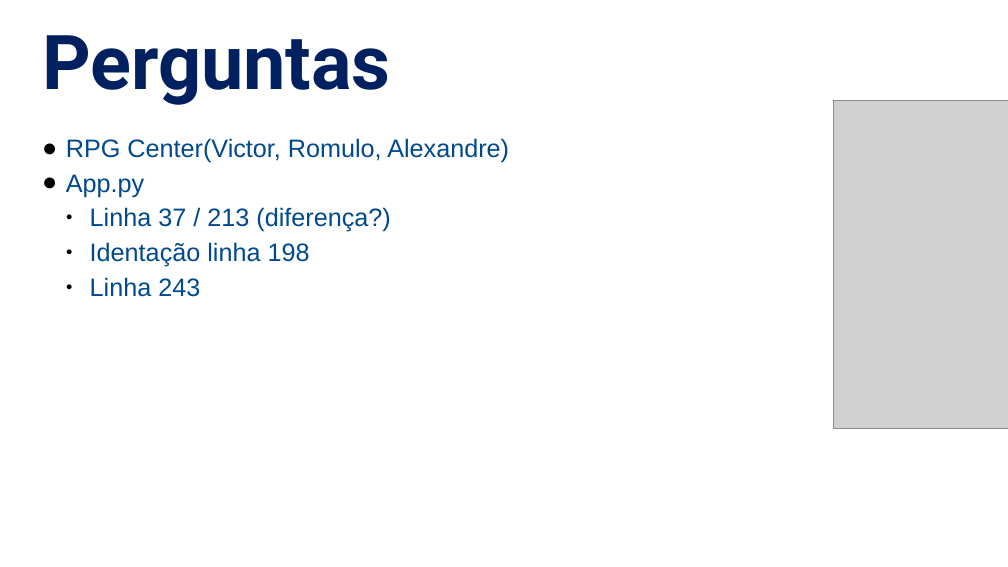
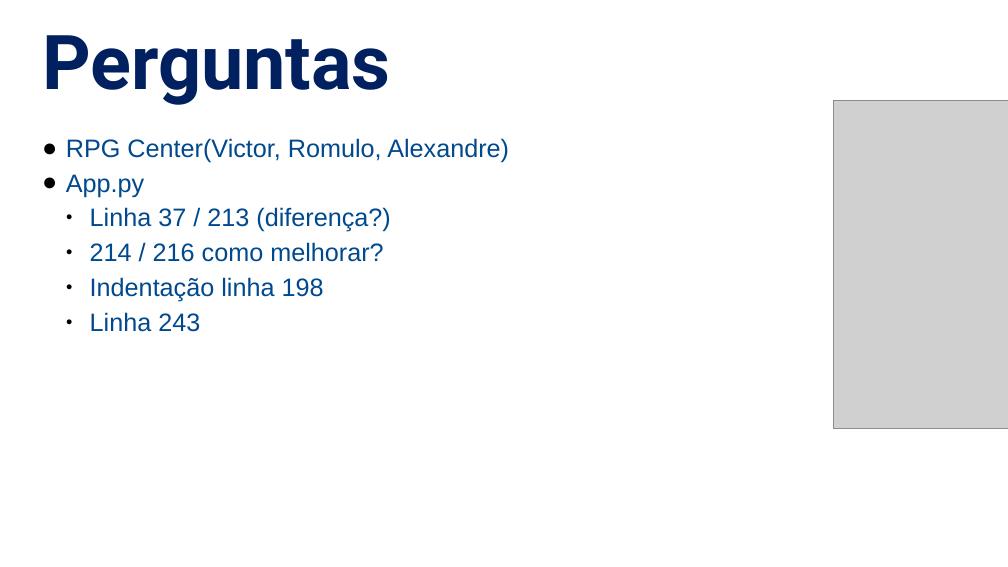
Before and after one commit to NaturalCoder/PY2, a slide deck: slide 2 of aula16/Aula16.pptx (slide 4 before the commit). Drawn at 1008x567 pixels with LibreOffice and Linux fonts; fonts in the diff are those of the drawing; grey boxes stand for pictures. Boxes give left, top, right and bottom in pixels: in the first picture for what was removed or moved away, otherwise in the second. Text is boxed around its words. In the diff, an @@ line names an element or a change of style, - is before the commit and + after.

```diff
--- a/aula16/Aula16.pptx
+++ b/aula16/Aula16.pptx
@@ text at bbox=[90, 242, 383, 302]: text changed @@
-  ● Identação linha 198
+  ● 214 / 216 como melhorar?
+  ● Indentação linha 198
```
Also in this commit, not shown: 2 other slides changed, 1 slide added.
